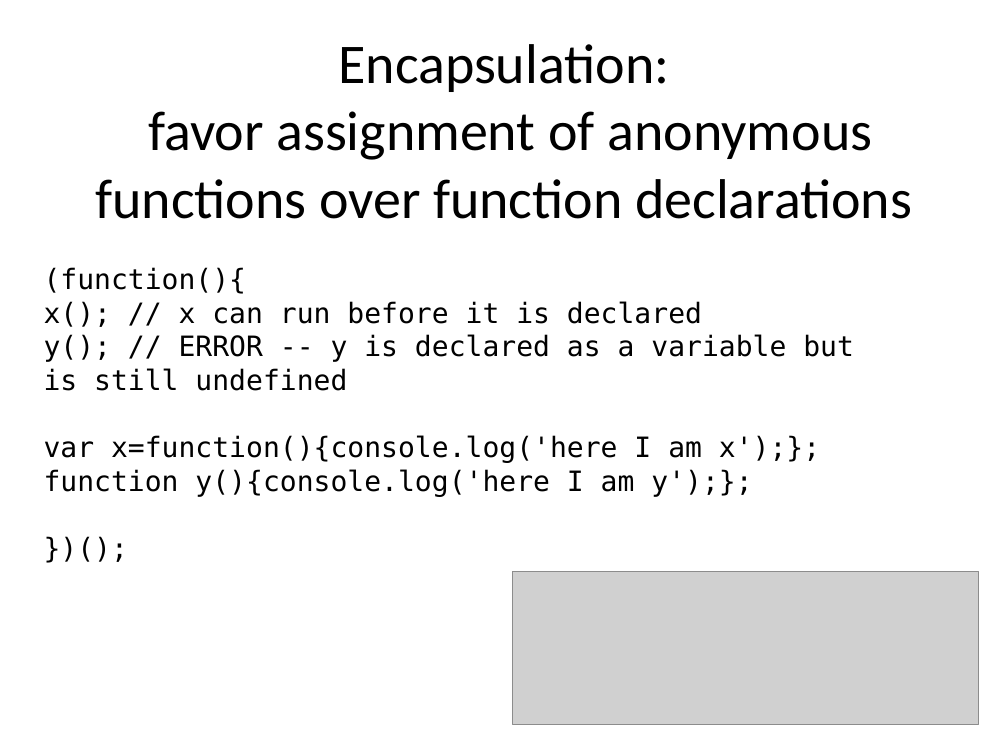
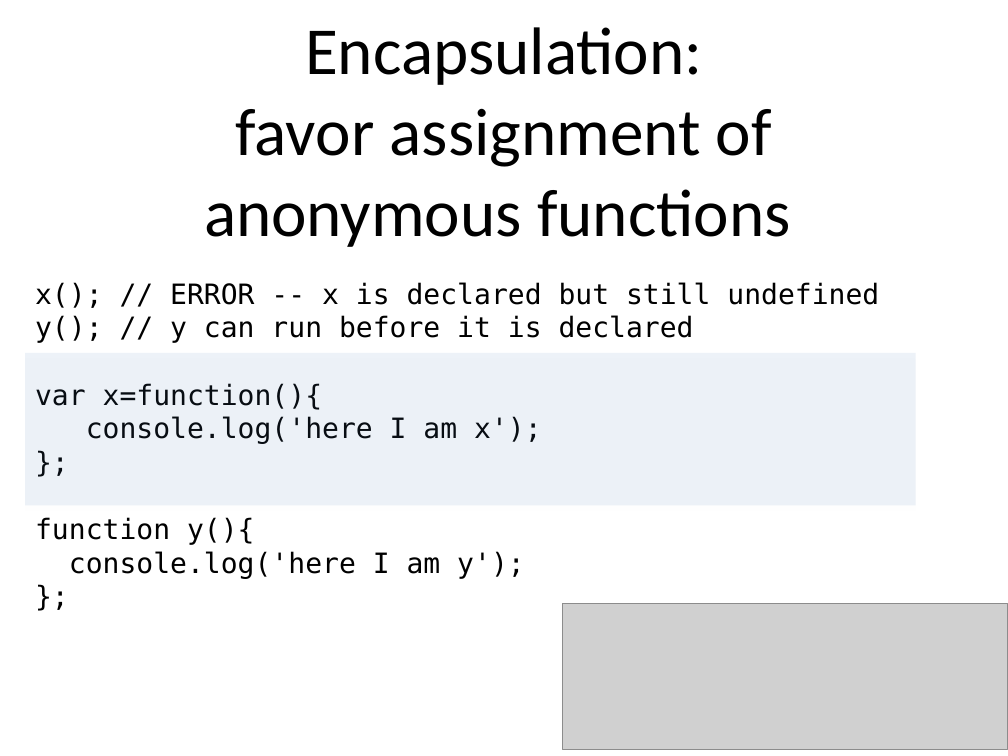
Before and after one commit to benralexander/lv, a slide deck: slide 25 of myD3_latest_c.ppt (slide 24 before the commit). Drawn at 1008x756 pixels with LibreOffice and Linux fonts; fonts in the diff are those of the drawing; grey boxes stand for pictures. Boxes give left, top, right and bottom in pixels: in the first picture for what was removed or moved away, otherwise in the second. Text is boxed around its words. In the diff, an @@ line names an element or a change of style, - is before the commit and + after.

```diff
--- a/myD3_latest_c.ppt
+++ b/myD3_latest_c.ppt
@@ title at [204, 27, 791, 247]: text changed; size 40 to 48 pt @@
-Encapsulation:
-favor assignment of anonymous functions over function declarations
+Encapsulation:
+favor assignment of
+anonymous functions
@@ text at [35, 282, 879, 579]: text changed @@
-(function(){
-x(); // x can run before it is declared
-y(); // ERROR -- y is declared as a variable but is still undefined
-var x=function(){console.log('here I am x');};
-function y(){console.log('here I am y');};
-})();
+x(); // ERROR -- x is declared but still undefined
+y(); // y can run before it is declared
+var x=function(){
+console.log('here I am x');
+};
+function y(){
+console.log('here I am y');
+};
@@ rectangle added at [25, 353, 915, 505], fill #4F81BD at 10% opacity @@
@@ picture: place and size @@
-picture at [512, 572, 978, 725]
+picture at [562, 603, 1008, 749]
```
Also in this commit, not shown: 32 other slides changed, 9 slides added, 3 slides removed, 7 other files.
